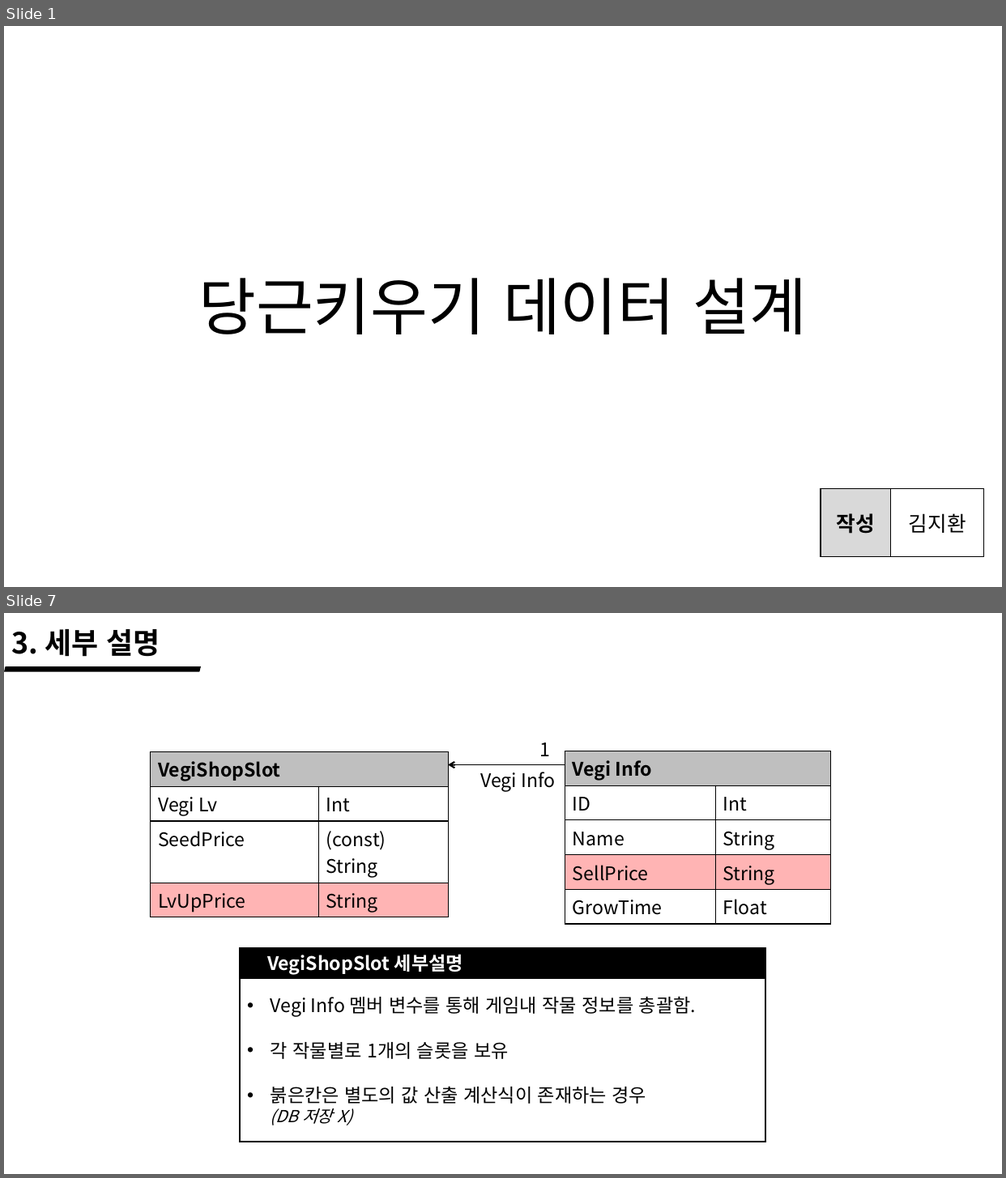
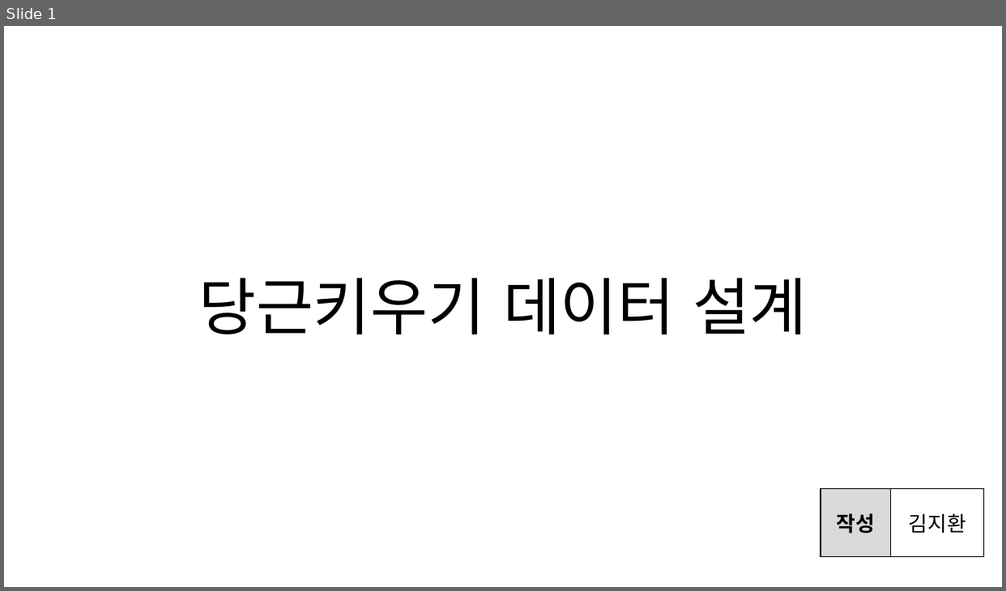
Before and after one commit to wlrud753/CarryCarrot, a slide deck: 기획서/당근키우기 데이터 설계.pptx. Shown one above the other, each under a label of ours: slides 1 and 7 before the commit, slide 1 after it; the slides between them are not shown. The pictures are 1006x1178 and 1006x591 pixels, drawn with LibreOffice and Linux fonts; fonts in the diff are those of the drawing. Boxes give left, top, right and bottom in pixels: in the first picture for what was removed or moved away, otherwise in the second. Text is boxed around its words. In the diff, an @@ line names an element or a change of style, - is before the commit and + after.

```diff
--- a/기획서/당근키우기 데이터 설계.pptx
+++ b/기획서/당근키우기 데이터 설계.pptx
@@ slide 7 removed at (4, 613, 1002, 1174), background #FFFFFF @@
@@ text removed at (11, 629, 160, 657) @@
-3. 세부 설명
@@ parallelogram removed at (4, 667, 201, 672) @@
@@ table removed at (151, 752, 449, 916), 4 rows, 2 columns @@
-VegiShopSlot | 
-Vegi Lv | Int
-SeedPrice | (const) String
-LvUpPrice | String
@@ text removed at (540, 743, 551, 756) @@
-1
@@ table removed at (565, 751, 831, 918), 5 rows, 2 columns @@
-Vegi Info | 
-ID | Int
-Name | String
-SellPrice | String
-GrowTime | Float
@@ arrow removed from (565, 765) to (448, 765) @@
@@ text removed at (480, 772, 555, 791) @@
-Vegi Info
@@ rectangle removed at (240, 948, 766, 1142) @@
@@ text removed at (267, 954, 463, 974) @@
-VegiShopSlot 세부설명
@@ rectangle removed at (240, 978, 766, 1142) @@
-• Vegi Info 멤버 변수를 통해 게임내 작물 정보를 총괄함.
-• 각 작물별로 1개의 슬롯을 보유
-• 붉은칸은 별도의 값 산출 계산식이 존재하는 경우
-  (DB 저장 X)
```
Also in this commit, not shown: 1 slide changed, 4 slides added, 5 other slides removed, 1 other file.
